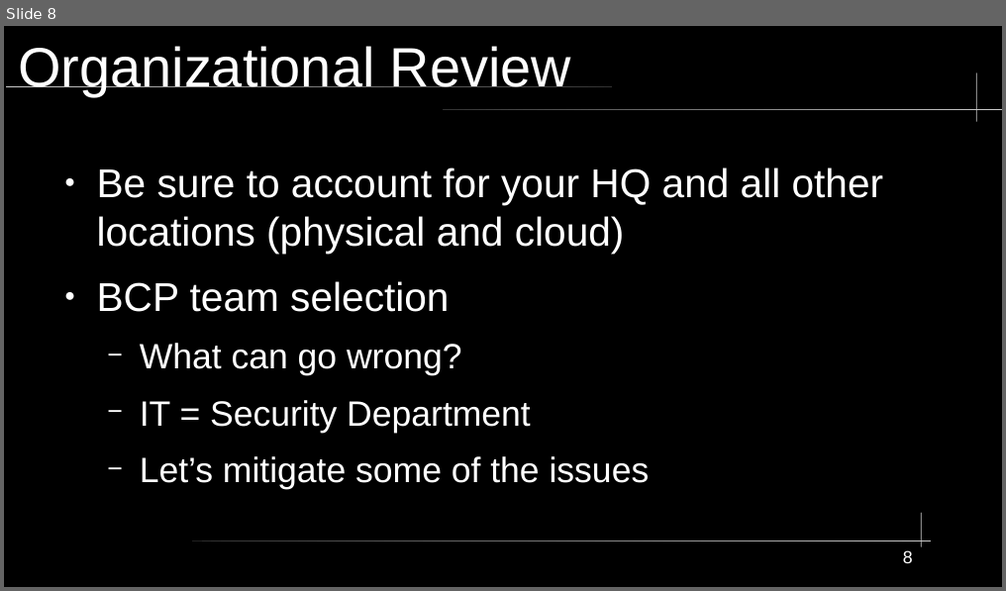
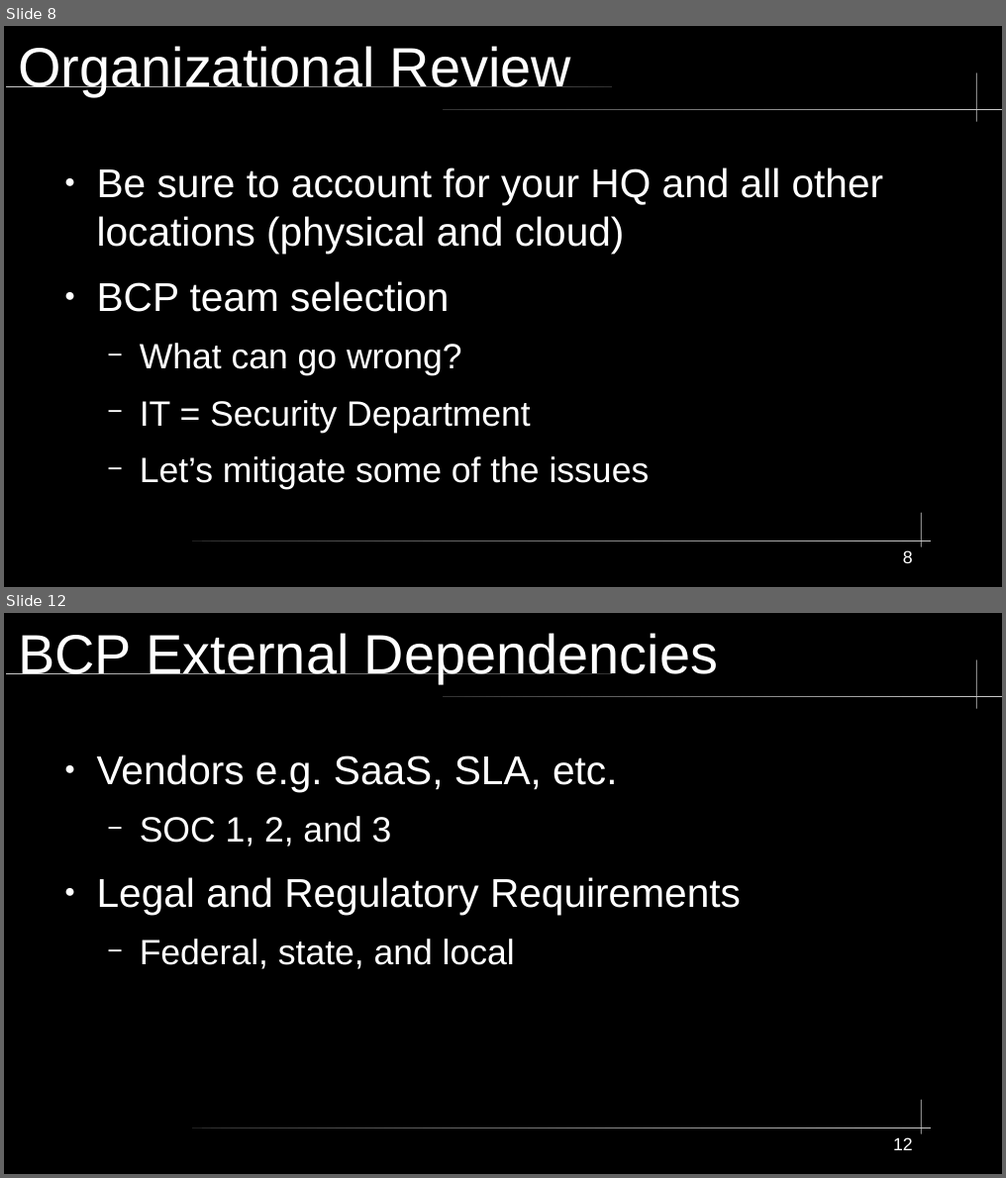
Before and after one commit to City-Colleges-of-Chicago-Cybersecurity/COMPSFI-214, a slide deck: 2026/Spring/powerpoints/Chatper-03-Business-Continuity-Planning.odp. Shown one above the other, each under a label of ours: slide 8 before the commit, slides 8 and 12 after it; the slides between them are not shown. The pictures are 1006x591 and 1006x1178 pixels, drawn with LibreOffice and Linux fonts; fonts in the diff are those of the drawing. Boxes give left, top, right and bottom in pixels: in the first picture for what was removed or moved away, otherwise in the second. Text is boxed around its words. In the diff, an @@ line names an element or a change of style, - is before the commit and + after.

Commit message:
Adding updates

```diff
--- a/2026/Spring/powerpoints/Chatper-03-Business-Continuity-Planning.odp
+++ b/2026/Spring/powerpoints/Chatper-03-Business-Continuity-Planning.odp
@@ slide 12 added at (4, 613, 1002, 1174), background #000000; not listed: 5 template elements that a slide beside it also shows @@
@@ title added at (18, 633, 718, 683), 44 pt, text #FFFFFF @@
+BCP External Dependencies
@@ text added at (97, 755, 741, 969), 32 pt, text #FFFFFF @@
+● Vendors e.g. SaaS, SLA, etc.
+  − SOC 1, 2, and 3
+● Legal and Regulatory Requirements
+  − Federal, state, and local
@@ page number added at (893, 1138, 913, 1151), 14 pt, text #FFFFFF @@
+12
```
Also in this commit, not shown: 1 slide changed, 4 other slides added.
